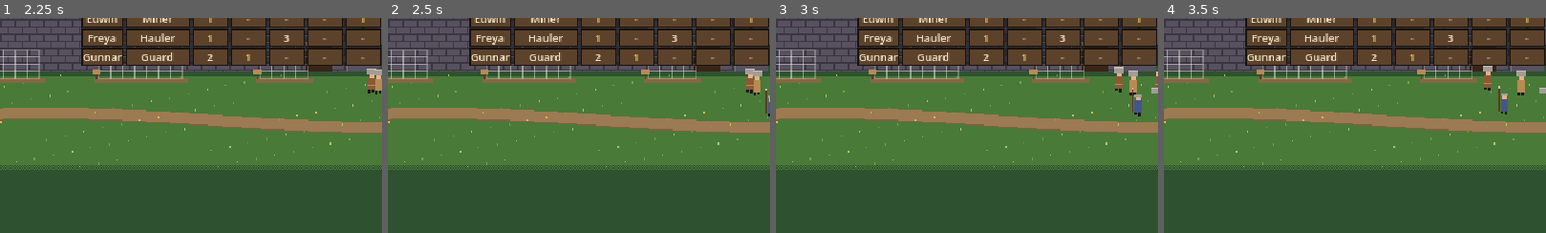
Above: before the commit, frames 1-4 (left to right).
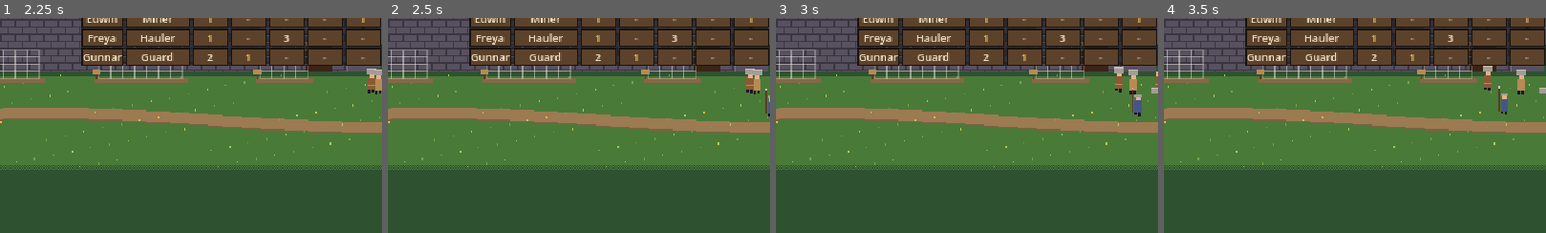
Above: after the commit, the same moments.

Repository: henrikmoepe-del/basebygger
Game: Godot game, scene res://sandbox/sandbox.tscn
The game is run twice, just before and just after one commit, with the same random seed, the same clock (stepped at 60 frames per second) and the same inputs. This scene is started directly instead of the project's main scene.
Inputs:
- Up to frame 1 (2.25 s): click "Build (B)" at 0.5 s; click "Work (W)" at 1.25 s; click "Raid (T)" at 2 s
- Up to frame 2 (2.5 s): no input
- Up to frame 3 (3 s): click "Fire (F)" at 2.75 s
- Up to frame 4 (3.5 s): no input
The pictures show only the part of the screen within x 13-63%, y 42-92%; the shares and areas given below are measured in that part.

Frame 1 is identical in both runs. In frame 2, less than 0.1% of the frame differs, in the area x 95-98%, y 24-36%; in frame 3, less than 0.1%; in frame 4, less than 0.1%, in the area x 92-95%, y 24-36%.

Commit message:
Sandbox: haulers bring building material to the sites; builders take it from the site's pile
Co-Authored-By: Claude Opus 5.5 <noreply@anthropic.com>
Claude-Session: https://claude.ai/code/session_01KRfBmN2ZEbarco8VY7eoa6

Diff:
--- a/sandbox/sandbox.gd
+++ b/sandbox/sandbox.gd
@@ -161,6 +161,9 @@
 func cancel_site(site: Node2D) -> void:
 	for i in mini(site.placed, 8):
 		spawn_item(site.laid[i], site.position + Vector2(randf_range(-site.width() / 2.0, site.width() / 2.0), randf_range(6, 14)))
+	for res in site.stock:
+		for i in site.stock[res]:
+			spawn_item(res, site.pile_spot() + Vector2(randf_range(-6, 6), randf_range(0, 6)))
 	announce("The %s is cancelled." % site.title)
 	if picked_site == site:
 		pick_site(null)
@@ -214,6 +217,7 @@
 func find_work(p: Node2D, work: String) -> Dictionary:
 	var best: Node2D = null
 	var best_score := INF
+	var supply := ""
 	var list: Array = []
 	match work:
 		"firefight":
@@ -234,7 +238,7 @@
 		var score := p.position.distance_to(t.position)
 		if work == "build":
 			var need: String = t.next_material()
-			if p.carrying != need and stockyard.stock.get(need, 0) <= 0:
+			if p.carrying != need and stockyard.stock.get(need, 0) <= 0 and t.stock[need] <= 0:
 				continue
 			# Spread out: a site with fewer builders on it is better; an
 			# urgent one comes first.
@@ -246,8 +250,25 @@
 		if score < best_score:
 			best_score = score
 			best = t
+	if work == "haul":
+		# Hauling also means bringing building material to the sites.
+		for site in sites:
+			if site.done():
+				continue
+			for res in ["stone", "wood"]:
+				if site.wanted(res) <= 0 or stockyard.stock[res] <= 0:
+					continue
+				var score := p.position.distance_to(stockyard.position) + stockyard.position.distance_to(site.position) * 0.5
+				if site.urgent:
+					score -= 1000.0
+				if score < best_score:
+					best_score = score
+					best = site
+					supply = res
 	if best == null:
 		return {}
+	if supply != "":
+		return {"kind": "supply", "target": best, "score": best_score, "res": supply}
 	return {"kind": work, "target": best, "score": best_score}
 
 
--- a/sandbox/sb_peasant.gd
+++ b/sandbox/sb_peasant.gd
@@ -123,6 +123,8 @@
 	var prefix := "Ordered: " if task.get("forced", false) else ""
 	var t: Node2D = task.get("target")
 	match task.get("kind", ""):
+		"supply":
+			return prefix + "bringing %s to %s" % [task.res, t.label()]
 		"build":
 			if _short != "":
 				return prefix + "waiting for %s for %s" % [_short, t.label()]
@@ -225,7 +227,7 @@
 				best_score = cand.score
 				best = cand
 		if not best.is_empty():
-			task = {"kind": best.kind, "target": best.target, "forced": false}
+			task = {"kind": best.kind, "target": best.target, "forced": false, "res": best.get("res", "")}
 			_claim_task()
 			return
 	task = {"kind": "idle"}
@@ -235,9 +237,13 @@
 func _claim_task() -> void:
 	var t = task.get("target")
 	if t != null and is_instance_valid(t):
-		t.claim(self)
+		# Bringing material to a site is not building there.
+		if task.get("kind", "") != "supply":
+			t.claim(self)
 		if t.kind == "item":
 			t.carried_by = self
+		if task.get("kind", "") == "supply":
+			t.incoming[task.res] += 1
 
 
 func _end_task() -> void:
@@ -246,6 +252,8 @@
 		t.release(self)
 		if t.kind == "item" and t.carried_by == self:
 			t.carried_by = null
+		if task.get("kind", "") == "supply":
+			t.incoming[task.res] = maxi(t.incoming[task.res] - 1, 0)
 	task = {}
 	_timer = 0.0
 	_short = ""
@@ -277,6 +285,8 @@
 	match task.get("kind", ""):
 		"build":
 			_do_build(t, delta)
+		"supply":
+			_do_supply(t, delta)
 		"chop":
 			_do_gather(t, delta, "chop")
 		"mine":
@@ -301,6 +311,14 @@
 
 func _do_build(site: Node2D, delta: float) -> void:
 	var need: String = site.next_material()
+	if carrying != need and site.stock[need] > 0 and carrying == "":
+		# Material brought by a hauler lies at the site: take it from there.
+		if _go(site.pile_spot() + Vector2(4, 2), delta):
+			if site.stock[need] > 0:
+				site.stock[need] -= 1
+				site.queue_redraw()
+				carrying = need
+		return
 	if carrying != need:
 		var yard: Node2D = world.stockyard
 		if _go(yard.work_spot(self), delta):
@@ -323,6 +341,26 @@
 			site.add_block(carrying)
 			carrying = ""
 			_finish_unit()
+
+
+## Brings one load of material from the stockyard to a building site.
+func _do_supply(site: Node2D, delta: float) -> void:
+	var res: String = task.res
+	if carrying != res:
+		if carrying != "":
+			_drop()
+		var yard: Node2D = world.stockyard
+		if _go(yard.work_spot(self), delta):
+			if yard.take(res):
+				carrying = res
+			else:
+				_end_task()
+		return
+	if _go(site.pile_spot() + Vector2(6, 4), delta):
+		site.stock[res] += 1
+		site.queue_redraw()
+		carrying = ""
+		_end_task()
 
 
 func _do_gather(thing: Node2D, delta: float, how: String) -> void:
--- a/sandbox/sb_site.gd
+++ b/sandbox/sb_site.gd
@@ -13,6 +13,10 @@
 ## One material per block, bottom course first, left to right.
 var mats: Array = []
 var placed := 0
+## Material brought here by haulers, waiting to be laid, and what is on
+## its way (so two haulers do not bring the same block).
+var stock := {"wood": 0, "stone": 0}
+var incoming := {"wood": 0, "stone": 0}
 ## Builders choosing for themselves prefer a site marked urgent.
 var urgent := false
 var selected := false
@@ -44,6 +48,21 @@
 ## The material the next block needs, or "" when finished.
 func next_material() -> String:
 	return "" if done() else mats[placed]
+
+
+## How many more of this material the site still needs brought, past what
+## lies here or is on its way. At most a few at a time are wanted.
+func wanted(res: String) -> int:
+	var left := 0
+	for i in range(placed, mats.size()):
+		if mats[i] == res:
+			left += 1
+	return mini(left, 6) - stock[res] - incoming[res]
+
+
+## Where delivered material lies: a pile at the front left of the site.
+func pile_spot() -> Vector2:
+	return position + Vector2(-width() / 2.0 - 8.0, 8.0)
 
 
 func add_block(material: String) -> void:
@@ -144,6 +163,14 @@
 		_draw_finish(left, w)
 	if _flash > 0.0:
 		draw_rect(Rect2(left, -height(), w, height()), Color(SbData.LIGHT, _flash * 0.6))
+	# The pile of delivered material, beside the name board.
+	var pile := pile_spot() - position
+	var n := 0
+	for res in ["stone", "wood"]:
+		for i in mini(stock[res], 6):
+			var c: Color = (SbData.STONE3 if i % 2 == 0 else SbData.STONE2) if res == "stone" else (SbData.WOOD2 if i % 2 == 0 else SbData.WOOD3)
+			draw_rect(Rect2(pile.x - 6.0 + (n % 3) * 4.0, pile.y - 3.0 - (n / 3) * 3.0, 4, 3), c)
+			n += 1
 	if selected:
 		draw_rect(Rect2(left - 3.0, -height() - 3.0, w + 6.0, height() + 6.0), SbData.GOLD, false, 1.0)
 	if urgent and not done():
--- a/sandbox/tests/test_sandbox.gd
+++ b/sandbox/tests/test_sandbox.gd
@@ -49,6 +49,9 @@
 	await _wait(90.0)
 	var started: int = w.sites.filter(func(s): return s.placed > 0).size()
 	_check(started >= 2, "builders spread over sites by themselves (%d sites started)" % started)
+
+	var supplied := await _wait(60.0, func(): return w.sites.any(func(s): return s.stock.stone + s.stock.wood > 0))
+	_check(supplied, "the hauler brings material to a building site")
 
 	# 2. Order three builders to the Tower.
 	var builders: Array = w.peasants.filter(func(p): return p.job == "builder")
